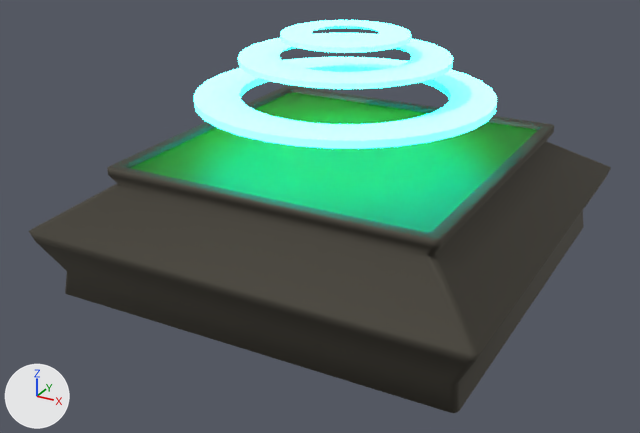
What one commit did to the glTF model assets/models/interactive/lift.glb.
Rendered twice from a camera (50 mm lens) standing at (13.08, -3.69, 0.88) and looking at (11.14, -0.17, -0.88). Arrows for +X, +Y and +Z are at lower left; the lights stay in place. Where no turn or scale is listed for an object, it has been applied to the vertices.

Objects in the first picture: 'launch-circle-1', 'launch-circle-2', 'launch-circle-3', 'launchpad'.
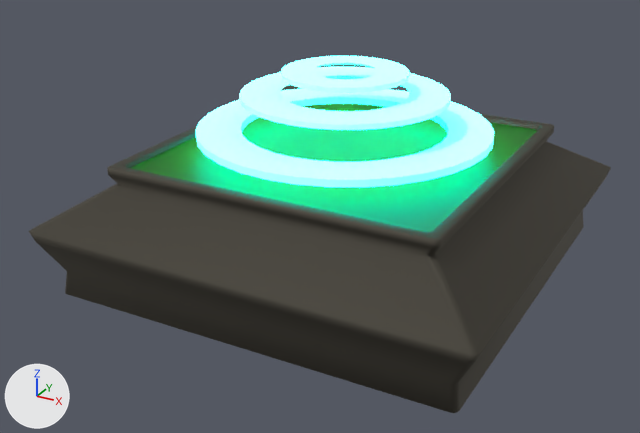
The newer file is also turned or shifted as a whole; pictures and numbers use the older file's frame.

What differs and where, as boxes [x1, y1, x2, y2] in the pictures (640 x 433 px):
'launch-circle-1', moved: before [194, 57, 497, 149]; after [196, 88, 494, 187]
'launch-circle-2', moved: before [238, 33, 453, 89]; after [239, 67, 451, 130]
'launch-circle-3', moved: before [280, 20, 411, 53]; after [281, 56, 410, 93]

The edits, one by one:
Object 'launch-circle-1' (ob_launch_circle_1) moves from (11.186, -0.004, -0.3) to (11.186, -0.004, -0.47).
Object 'launch-circle-2' (ob_launch_circle_2) moves from (11.186, -0.004, -0.116) to (11.186, -0.004, -0.296).
Object 'launch-circle-3' (ob_launch_circle_3) moves from (11.186, -0.004, -0.009) to (11.186, -0.004, -0.189).
